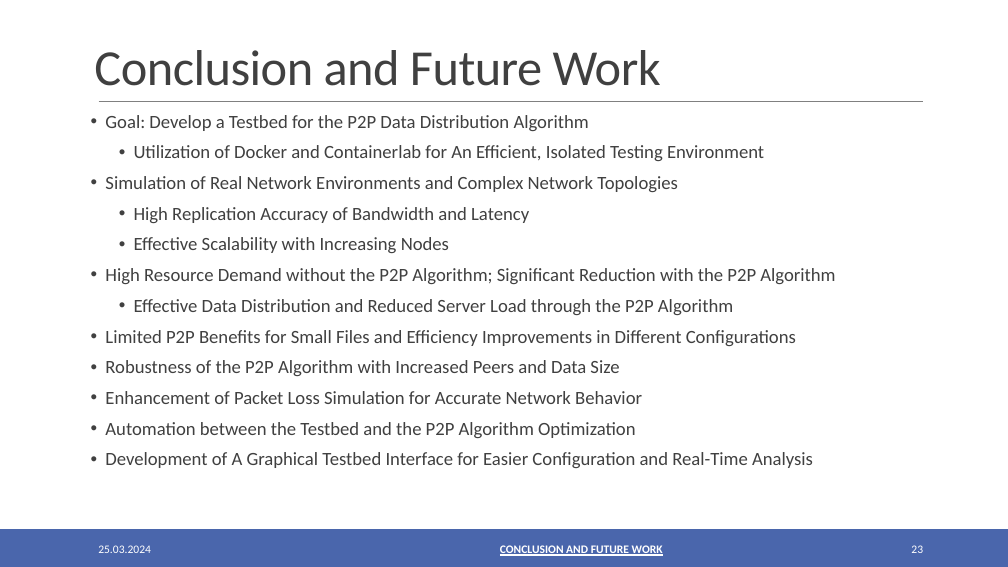
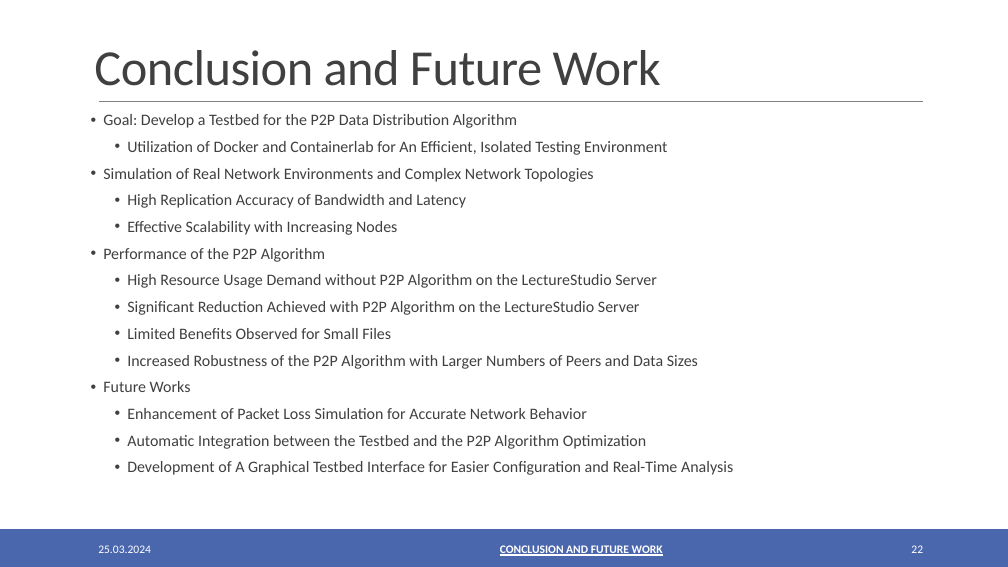
Before and after one commit to oezcankaraca/abschlussvortrag, a slide deck: slide 22 of Abschlussvortrag.pptx (slide 23 before the commit). Drawn at 1008x567 pixels with LibreOffice and Linux fonts; fonts in the diff are those of the drawing. Boxes give left, top, right and bottom in pixels: in the first picture for what was removed or moved away, otherwise in the second. Text is boxed around its words. In the diff, an @@ line names an element or a change of style, - is before the commit and + after.

```diff
--- a/Abschlussvortrag.pptx
+++ b/Abschlussvortrag.pptx
@@ text at bbox=[103, 114, 733, 475]: size 17.8 to 15.2 pt in "Goal: Develop a Testbed for the P2P ...", "Utilization of Docker and Containerlab for An ...", "Simulation of Real Network Environments and Complex ...", "High Replication Accuracy of Bandwidth and Latency" and 3 more places; indent changed; less space between paragraphs; list level 1 to 2 in "Enhancement of Packet Loss Simulation ..."; list level 1 to 2 in "Development of A Graphical Testbed ..." @@
@@ text at bbox=[103, 248, 698, 392]: text changed; size 17.8 to 15.2 pt @@
-• High Resource Demand without the P2P Algorithm; Significant Reduction with the P2P Algorithm
-  • Effective Data Distribution and Reduced Server Load through the P2P Algorithm
-• Limited P2P Benefits for Small Files and Efficiency Improvements in Different Configurations
-• Robustness of the P2P Algorithm with Increased Peers and Data Size
+• Performance of the P2P Algorithm
+  • High Resource Usage Demand without P2P Algorithm on the LectureStudio Server
+  • Significant Reduction Achieved with P2P Algorithm on the LectureStudio Server
+  • Limited Benefits Observed for Small Files
+  • Increased Robustness of the P2P Algorithm with Larger Numbers of Peers and Data Sizes
+• Future Works
@@ text at bbox=[127, 435, 646, 449]: text changed; size 17.8 to 15.2 pt @@
-• Automation between the Testbed and the P2P Algorithm Optimization
+  • Automatic Integration between the Testbed and the P2P Algorithm Optimization
```
Also in this commit, not shown: 5 other slides changed, 3 other files.
